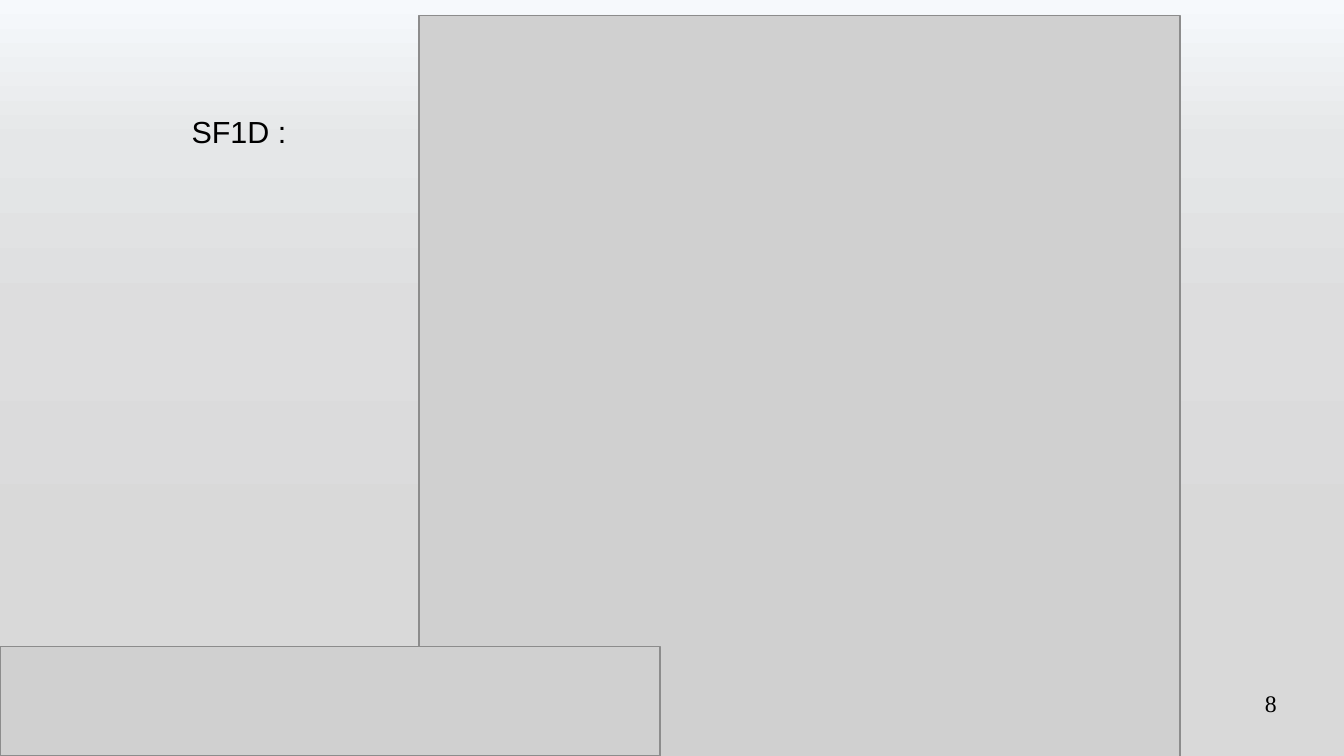
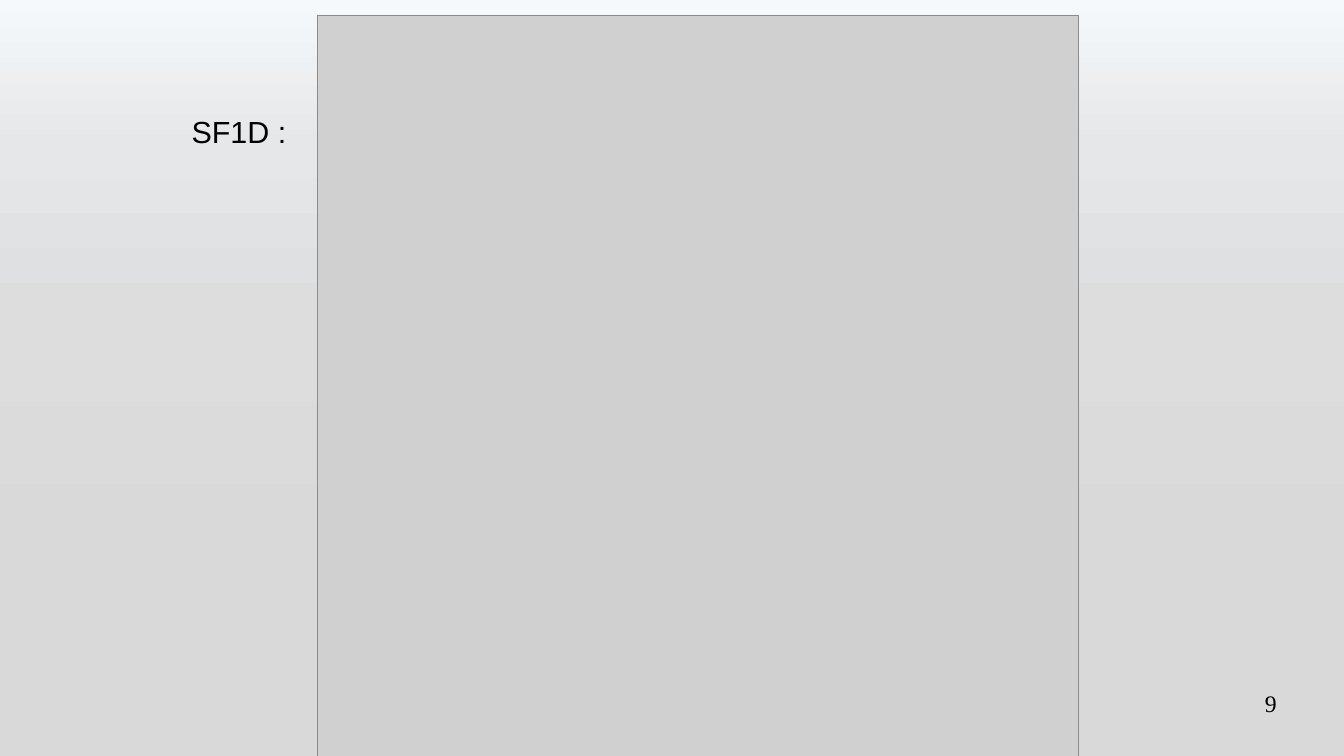
Before and after one commit to romain327/machine-turing, a slide deck: slide 9 of presentation/Presentation Machine de Turing.pptx (slide 8 before the commit). Drawn at 1344x756 pixels with LibreOffice and Linux fonts; fonts in the diff are those of the drawing; grey boxes stand for pictures. Boxes give left, top, right and bottom in pixels: in the first picture for what was removed or moved away, otherwise in the second. Text is boxed around its words. In the diff, an @@ line names an element or a change of style, - is before the commit and + after.

```diff
--- a/presentation/Presentation Machine de Turing.pptx
+++ b/presentation/Presentation Machine de Turing.pptx
@@ picture: place and size @@
-picture at (420, 16, 1181, 756)
+picture at (318, 16, 1079, 756)
@@ picture removed at (0, 648, 532, 756) @@
@@ picture removed at (0, 646, 660, 756) @@
@@ page number at (1265, 696, 1277, 713): text changed @@
-8
+9
```
Also in this commit, not shown: 12 other slides changed, 6 slides added, 1 slide removed, 12 other files.
